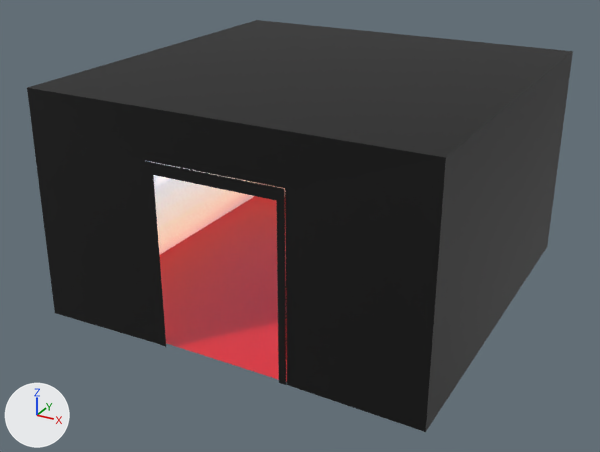
The glTF model docs/insideout.glb as it was, and as the next commit left it.
Camera for both pictures: a 50 mm lens placed at (4.88, -7.01, 5.48), pointed at (-0.14, 2.12, 0.92). The lights are fixed; the arrows at lower left show +X, +Y and +Z. Where no turn or scale is listed for an object, it has been applied to the vertices. Vertices at the same position are counted once.

Names of what the first picture shows: 'clipCube', 'door', 'sky', 'water'.
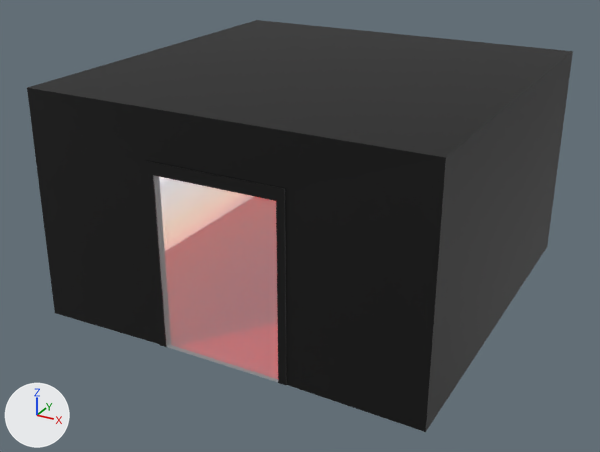
Commit message: update insideout for new portal implementation

What differs and where, as boxes [x1, y1, x2, y2] in the pictures (600 x 452 px):
'target', added
    after: [153, 175, 278, 382]
'door', reshaped
    before: [145, 161, 286, 385]
    after: [145, 161, 287, 385]
'water', unchanged, covered by the edit
    before: [159, 196, 287, 382]
'sky', unchanged, covered by the edit
    before: [148, 161, 285, 255]

Edits to the bpy script that builds the scene:
```text
Add mat_material_001:
    mat_material_001 = principled_material('Material.001')
    mat_material_001.base_color = (0.8, 0.8, 0.8)  # white #e7e7e7
    mat_material_001.alpha = 0.3
Change me_cube_005:
    used by ob_door; location = (0.0, 1.89, 1.5)
    remove me_cube_005.from_pydata(...)  # 8 vertices, 6 faces; spans x -0.9..0.9, y -1.98, z -1.5..0.9
    add me_cube_005.from_pydata(...)  # 16 vertices, 28 faces; spans x -0.9..0.9, y -1.99..-1.88, z -1.5..0.9
    me_cube_005 part 1: the whole mesh is rebuilt
Add me_target:
    me_target.from_pydata([(-0.8, -1.98, -1.5), (0.8, -1.98, -1.5), (-0.8, -1.98, 0.75), (0.8, -1.98, 0.75)], [], [(2, 0, 1), (2, 1, 3)])
    me_target.materials.append(mat_material_001)  # white #e7e7e7
Add ob_target:
    ob_target = bpy.data.objects.new('target', me_target)
    ob_target.location = (0.0, 1.89, 1.5)
```
